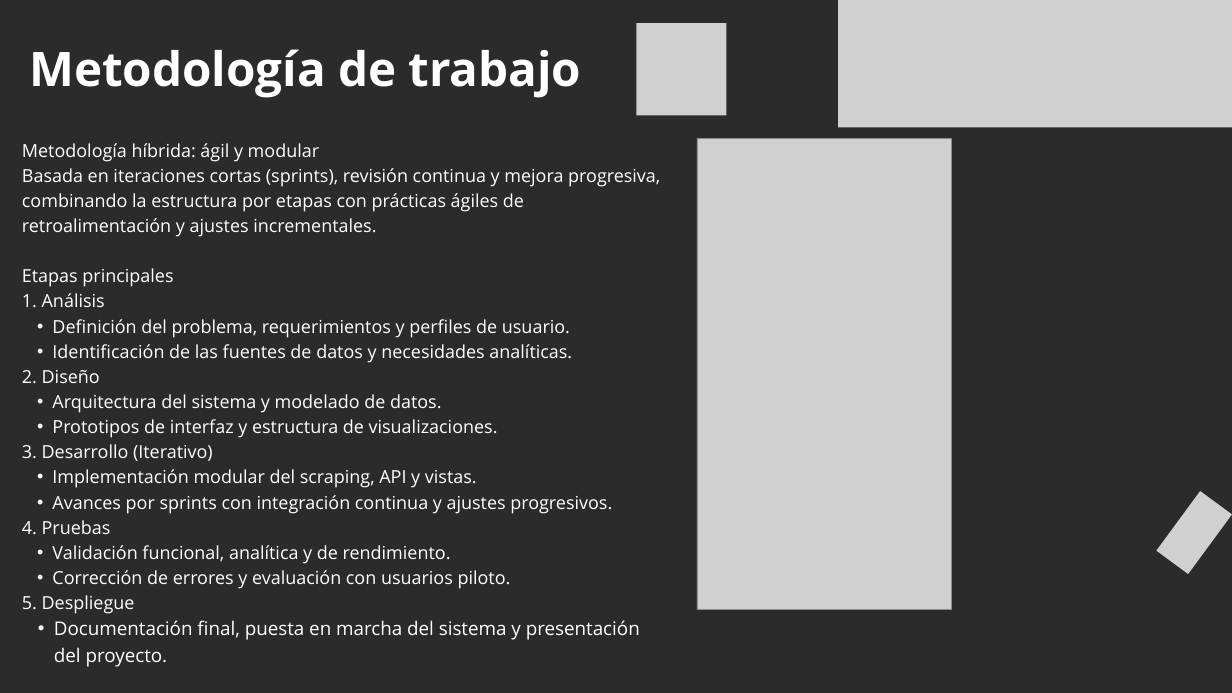
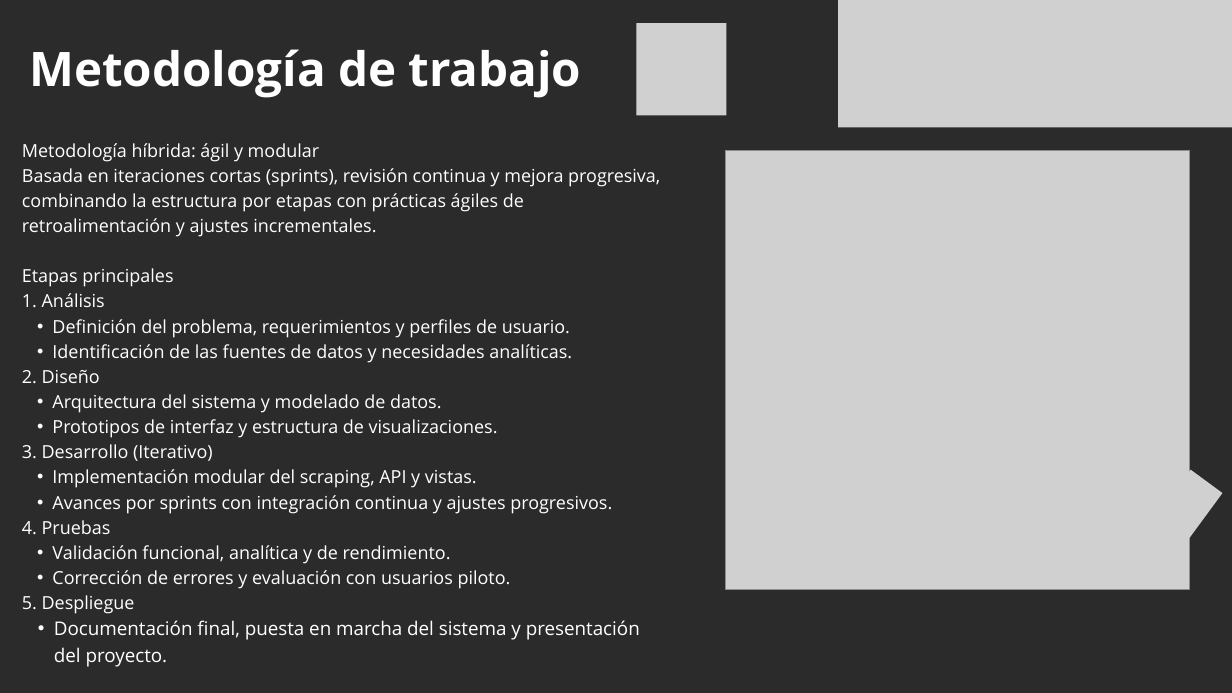
Before and after one commit to Minikronoz/Proyecto-Capstone-Grupo-1, a slide deck: slide 5 of Fase 2/Evidencias Proyecto/Presentación Proyecto.pptx. Drawn at 1232x693 pixels with LibreOffice and Linux fonts; fonts in the diff are those of the drawing; grey boxes stand for pictures; background and template pictures are left out; a plain dark background stands for a picture behind light text. Boxes give left, top, right and bottom in pixels: in the first picture for what was removed or moved away, otherwise in the second. Text is boxed around its words. In the diff, an @@ line names an element or a change of style, - is before the commit and + after.

```diff
--- a/Fase 2/Evidencias Proyecto/Presentación Proyecto.pptx
+++ b/Fase 2/Evidencias Proyecto/Presentación Proyecto.pptx
@@ picture removed at (x1=697, y1=138, x2=950, y2=610) @@
@@ picture added at (x1=726, y1=150, x2=1189, y2=589) @@
@@ picture moved from (x1=1157, y1=491, x2=1232, y2=574) to (x1=1147, y1=470, x2=1222, y2=553) @@
```
Also in this commit, not shown: 4 other slides changed.
